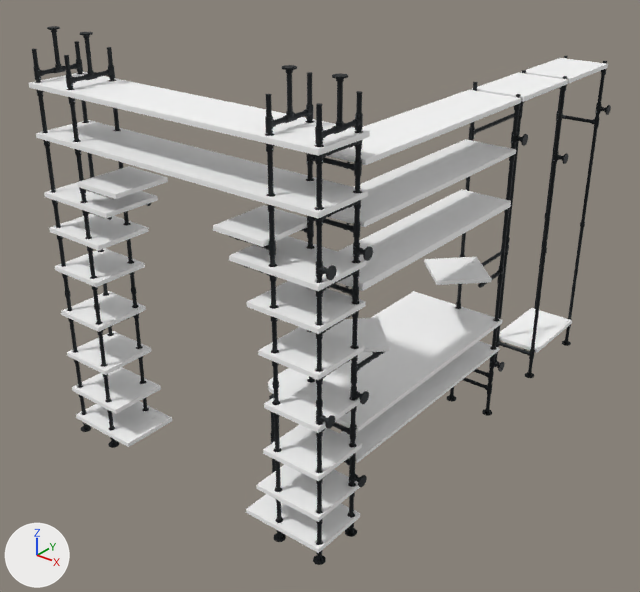
One commit to the glTF model docs/models/assembly-portal.glb: the scene before it, then after it.
Before and after are seen from a 50 mm lens placed at (5.74, -0.99, 3.45), pointed at (2.36, 3.23, 0.83). Every picture has the same lights, and +X, +Y and +Z are marked at lower left. The first picture is the older version. Where no turn or scale is listed for an object, it has been applied to the vertices.
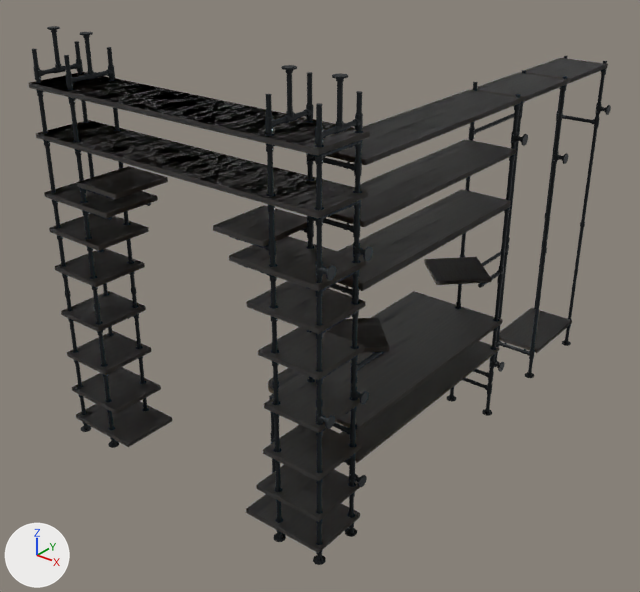
Changed parts and their boxes [x1, y1, x2, y2] in the pictures (640 x 592 px):
'Desk.top / Oak cut board', surface changed (white to black): [268, 291, 502, 432] in both
'Portal.lintel0 / Oak cut board', surface changed (white to black): [36, 120, 368, 218] in both
'Portal.lintel1 / Oak cut board', surface changed (white to black): [29, 72, 370, 156] in both
'Desk.shelf0 / Oak cut board', surface changed (white to black): [337, 189, 511, 291] in both
'Desk.shelf1 / Oak cut board', surface changed (white to black): [329, 139, 516, 227] in both
'Desk.shelf2 / Oak cut board', surface changed (white to black): [328, 90, 521, 165] in both
'Desk.service_shelf / Oak cut board', surface changed (white to black): [340, 341, 500, 463] in both
'Portal.shelfR6 / Oak cut board', surface changed (white to black): [229, 236, 366, 291] in both
'Portal.shelfR5 / Oak cut board', surface changed (white to black): [246, 281, 365, 334] in both
'Portal.shelfR4 / Oak cut board', surface changed (white to black): [258, 327, 364, 380] in both
'Portal.shelfR2 / Oak cut board', surface changed (white to black): [263, 424, 362, 481] in both
'Portal.shelfR1 / Oak cut board', surface changed (white to black): [256, 464, 360, 522] in both
'Portal.shelfR0 / Oak cut board', surface changed (white to black): [246, 494, 360, 553] in both
'Portal.shelfR3 / Oak cut board', surface changed (white to black): [264, 376, 360, 433] in both
'Portal.shelfL0 / Oak cut board', surface changed (white to black): [76, 401, 172, 447] in both
'Portal.shelfL1 / Oak cut board', surface changed (white to black): [72, 367, 161, 414] in both
'Portal.capR0 / Oak cut board', surface changed (white to black): [213, 205, 307, 247] in both
'Portal.shelfL5 / Oak cut board', surface changed (white to black): [49, 214, 149, 251] in both
'Portal.shelfL2 / Oak cut board', surface changed (white to black): [67, 331, 152, 375] in both
'Portal.shelfL4 / Oak cut board', surface changed (white to black): [55, 248, 145, 287] in both
'Portal.shelfL6 / Oak cut board', surface changed (white to black): [44, 183, 158, 218] in both
'Rack.coat_shoes / Oak cut board', surface changed (white to black): [499, 308, 572, 353] in both
'Portal.shelfL3 / Oak cut board', surface changed (white to black): [61, 291, 146, 332] in both
'Portal.capL0 / Oak cut board', surface changed (white to black): [77, 166, 168, 199] in both
'Speaker1.platform / Oak cut board', surface changed (white to black): [424, 257, 492, 285] in both
'Rack.top0 / Oak cut board', surface changed (white to black): [472, 73, 568, 102] in both
'Speaker0.platform / Oak cut board', surface changed (white to black): [326, 317, 389, 353] in both
'Rack.top1 / Oak cut board', surface changed (white to black): [521, 58, 608, 83] in both

Edits to the bpy script that builds the scene:
```text
Add img_oak_shelf_albedo:
    img_oak_shelf_albedo = load_image('oak_shelf_albedo', '_unpacked/oak_shelf_albedo', 1024, 1024, 'Non-Color')
Change mat_oak_for_proposed_furniture:
    remove # nodes: BsdfPrincipled, OutputMaterial
    remove # colours: white #ffffff
    nodes: BsdfPrincipled, Mapping x2, NormalMap, OutputMaterial, TexImage x2, UVMap x2
    uses the picture img_oak_shelf_albedo
```
